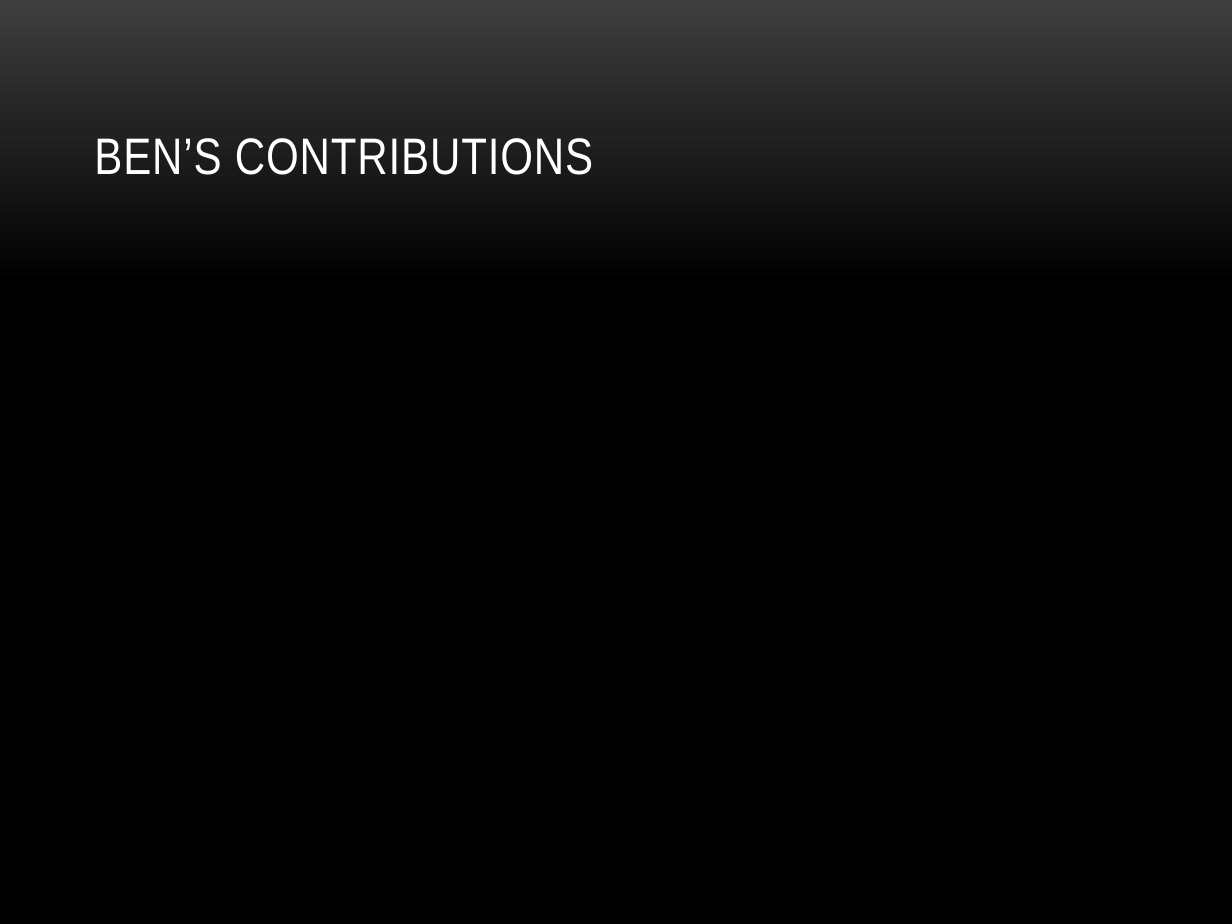
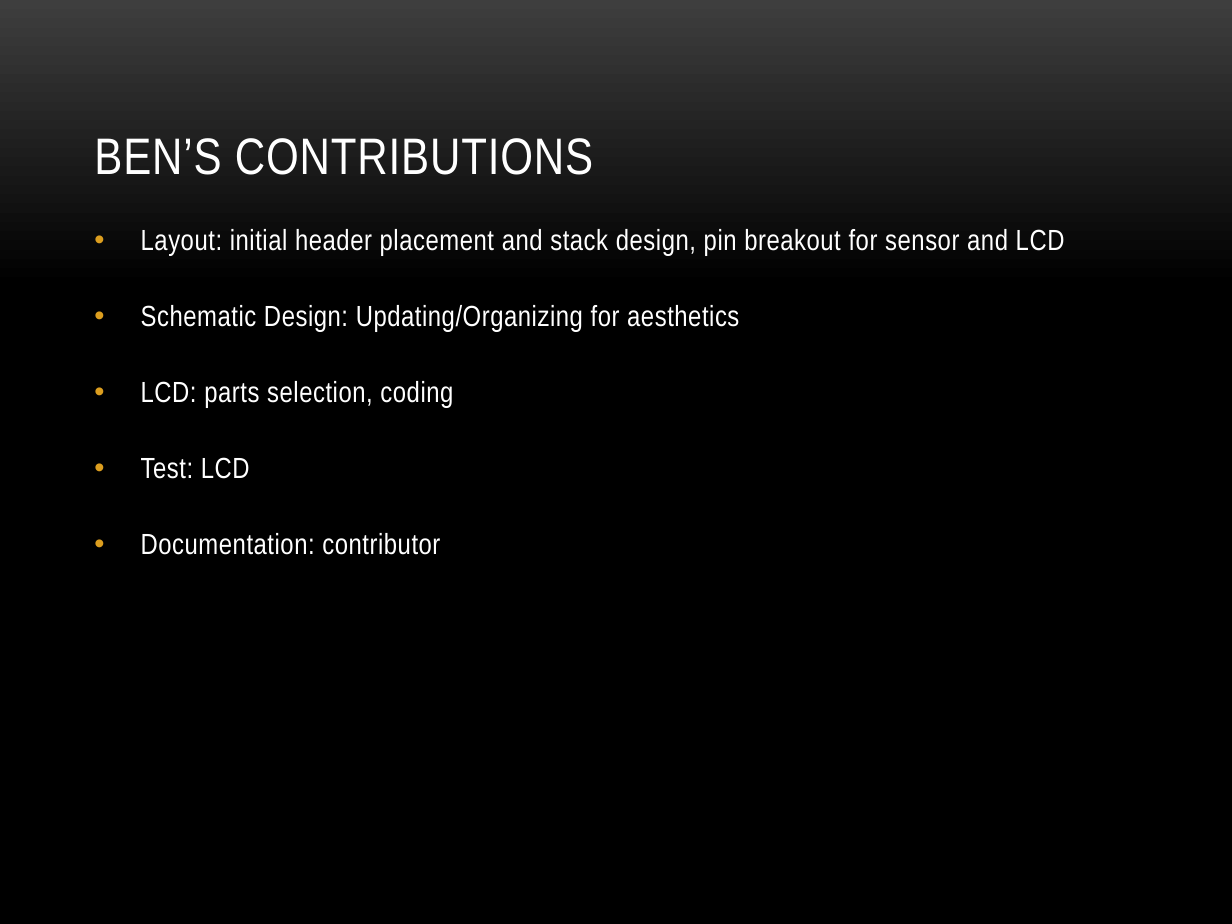
Before and after one commit to dosferatu/electronic-compass, a slide deck: slide 23 of Documentation/Project Documentation/Project Presentation.pptx. Drawn at 1232x924 pixels with LibreOffice and Linux fonts; fonts in the diff are those of the drawing; background and template pictures are left out. Boxes give left, top, right and bottom in pixels: in the first picture for what was removed or moved away, otherwise in the second. Text is boxed around its words. In the diff, an @@ line names an element or a change of style, - is before the commit and + after.

```diff
--- a/Documentation/Project Documentation/Project Presentation.pptx
+++ b/Documentation/Project Documentation/Project Presentation.pptx
@@ text added at (141,229,1065,555), 17 pt, text #FFFFFF @@
+• Layout: initial header placement and stack design, pin breakout for sensor and LCD
+• Schematic Design: Updating/Organizing for aesthetics
+• LCD: parts selection, coding
+• Test: LCD
+• Documentation: contributor
```
Also in this commit, not shown: 8 other slides changed.
